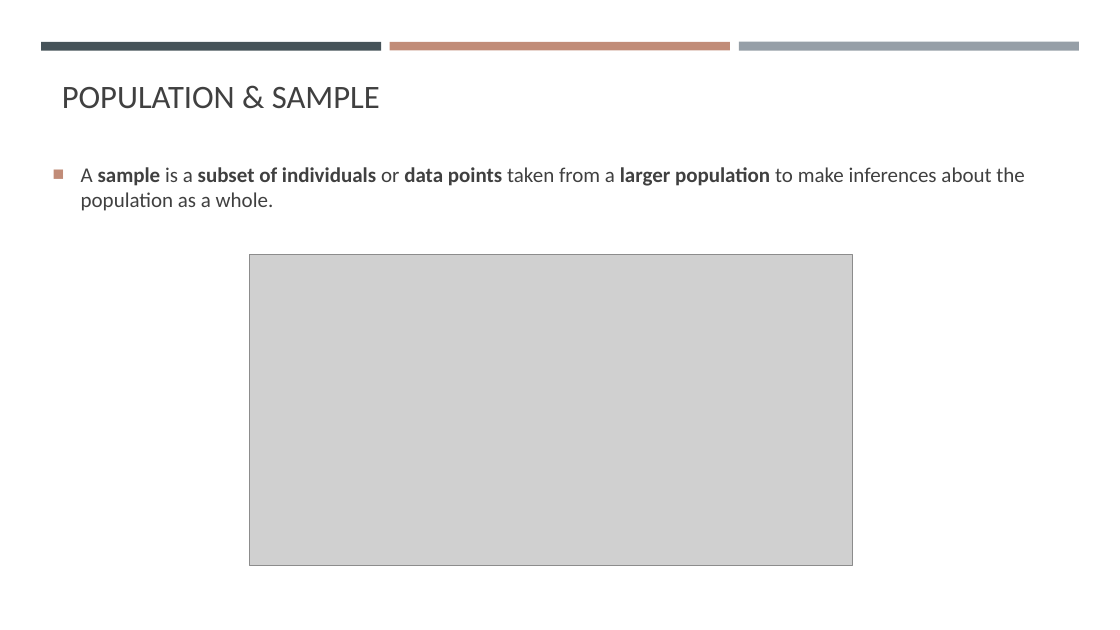
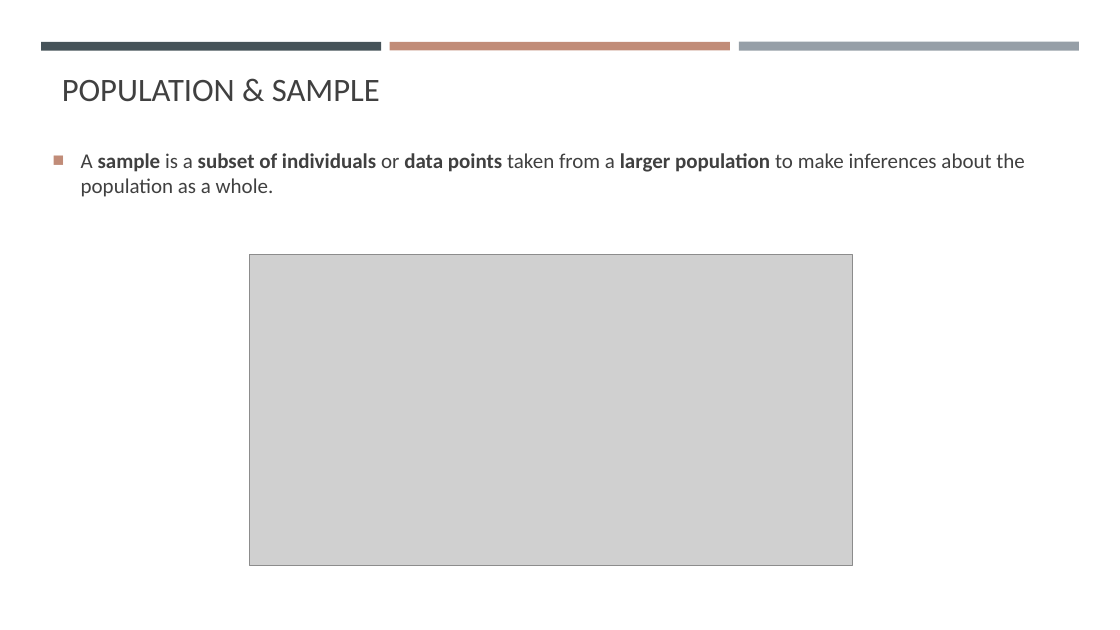
Before and after one commit to gisynw/geog-247, a slide deck: slide 4 of docs/Lectures/Week02/Week02_InferentialStas.pptx. Drawn at 1120x630 pixels with LibreOffice and Linux fonts; fonts in the diff are those of the drawing; grey boxes stand for pictures. Boxes give left, top, right and bottom in pixels: in the first picture for what was removed or moved away, otherwise in the second. Text is boxed around its words. In the diff, an @@ line names an element or a change of style, - is before the commit and + after.

```diff
--- a/docs/Lectures/Week02/Week02_InferentialStas.pptx
+++ b/docs/Lectures/Week02/Week02_InferentialStas.pptx
@@ title "POPULATION & SAMPLE": place and size @@
-title "POPULATION & SAMPLE" at (62, 87, 380, 109)
+title "POPULATION & SAMPLE" at (62, 80, 380, 102)
@@ text "A sample is a subset ...": place and size @@
-text "A sample is a subset ..." at (81, 167, 1024, 211)
+text "A sample is a subset ..." at (81, 153, 1024, 197)
```
Also in this commit, not shown: 5 other slides changed, 2 slides added, 6 other files.
